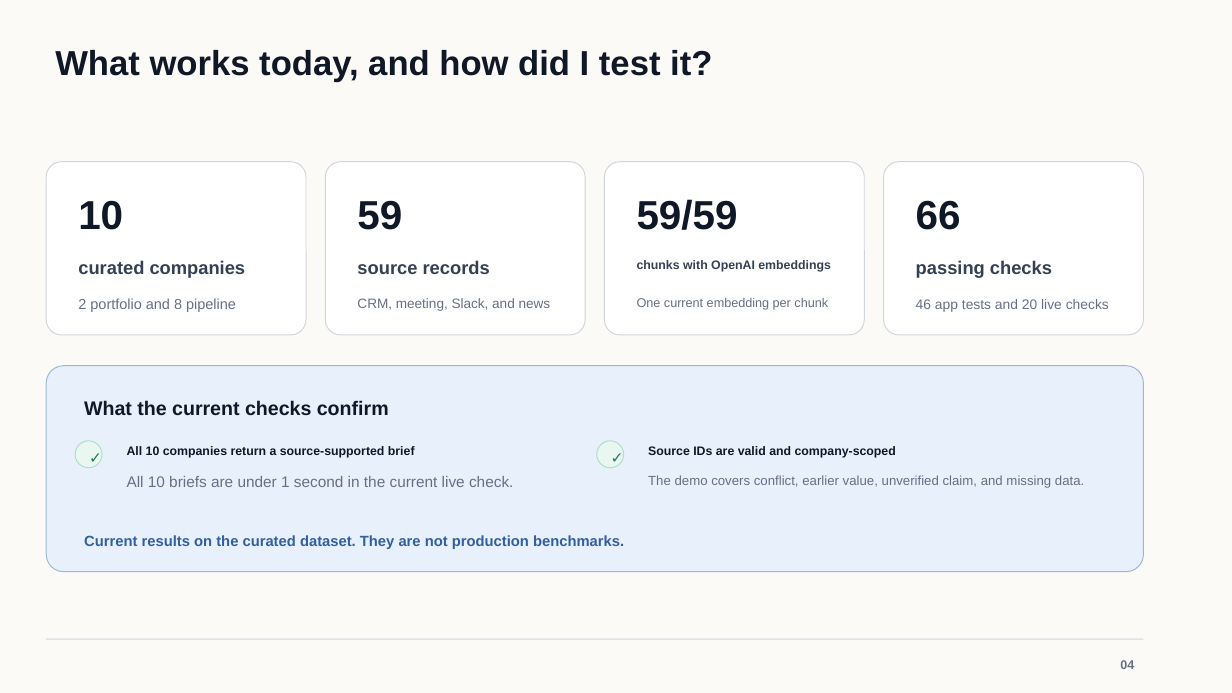
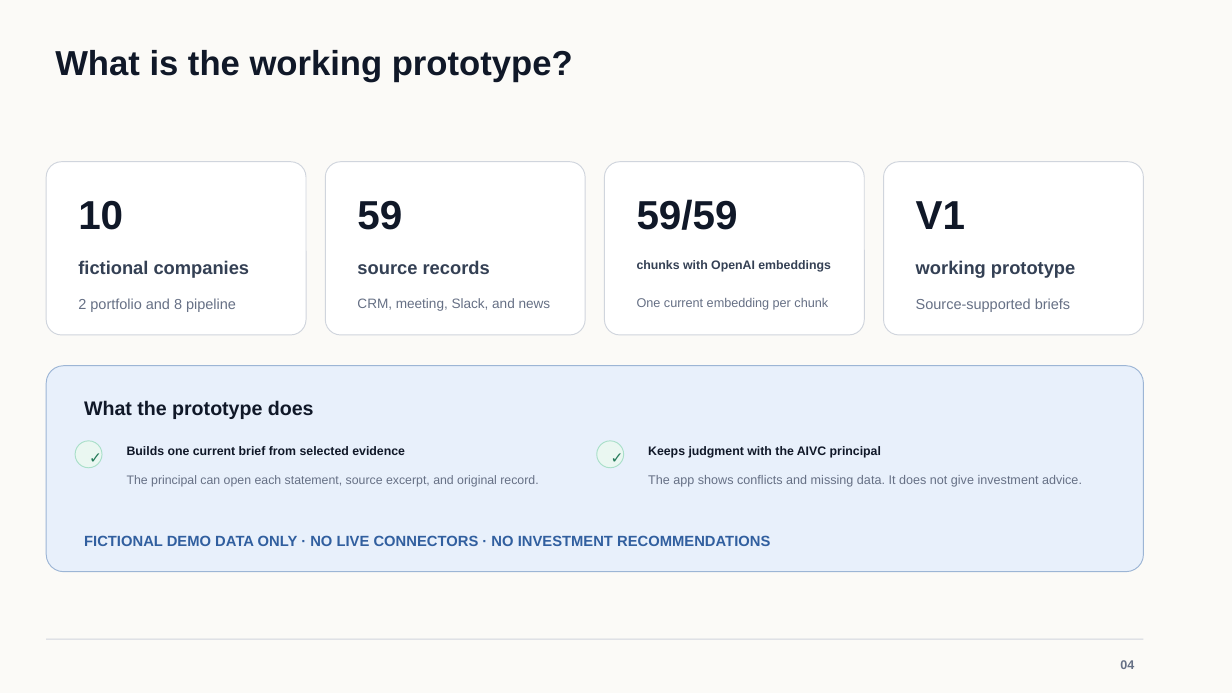
Before and after one commit to osuthorpe/LENS-POC, a slide deck: slide 4 of docs/AVIC-Portfolio-Intelligence-Brief.pptx. Drawn at 1232x693 pixels with LibreOffice and Linux fonts; fonts in the diff are those of the drawing. Boxes give left, top, right and bottom in pixels: in the first picture for what was removed or moved away, otherwise in the second. Text is boxed around its words. In the diff, an @@ line names an element or a change of style, - is before the commit and + after.

Commit message:
Add source-supported brief generation

```diff
--- a/docs/AVIC-Portfolio-Intelligence-Brief.pptx
+++ b/docs/AVIC-Portfolio-Intelligence-Brief.pptx
@@ text at [55, 50, 573, 82]: text changed @@
-What works today, and how did I test it?
+What is the working prototype?
@@ text at [916, 201, 965, 229]: text changed @@
-66
+V1
@@ text at [78, 260, 250, 278]: text changed @@
-curated companies
+fictional companies
@@ text at [916, 260, 1075, 278]: text changed @@
-passing checks
+working prototype
@@ text at [916, 298, 1070, 312]: text changed; size 10.8 to 11.2 pt @@
-46 app tests and 20 live checks
+Source-supported briefs
@@ text at [84, 400, 314, 419]: text changed @@
-What the current checks confirm
+What the prototype does
@@ text at [127, 446, 405, 455]: text changed @@
-All 10 companies return a source-supported brief
+Builds one current brief from selected evidence
@@ text at [648, 446, 881, 458]: text changed @@
-Source IDs are valid and company-scoped
+Keeps judgment with the AIVC principal
@@ text at [127, 475, 538, 487]: text changed; size 12 to 9.7 pt @@
-All 10 briefs are under 1 second in the current live check.
+The principal can open each statement, source excerpt, and original record.
@@ text at [648, 475, 1082, 487]: text changed; size 10.3 to 9.8 pt @@
-The demo covers conflict, earlier value, unverified claim, and missing data.
+The app shows conflicts and missing data. It does not give investment advice.
@@ text at [84, 535, 770, 546]: text changed @@
-Current results on the curated dataset. They are not production benchmarks.
+FICTIONAL DEMO DATA ONLY · NO LIVE CONNECTORS · NO INVESTMENT RECOMMENDATIONS
```
Also in this commit, not shown: 11 other slides changed, 18 other files.
